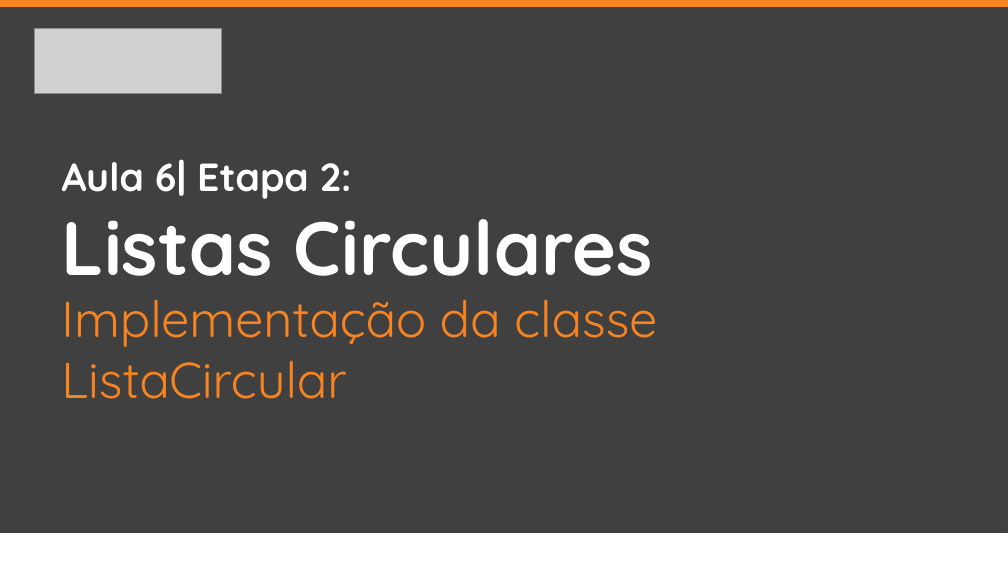
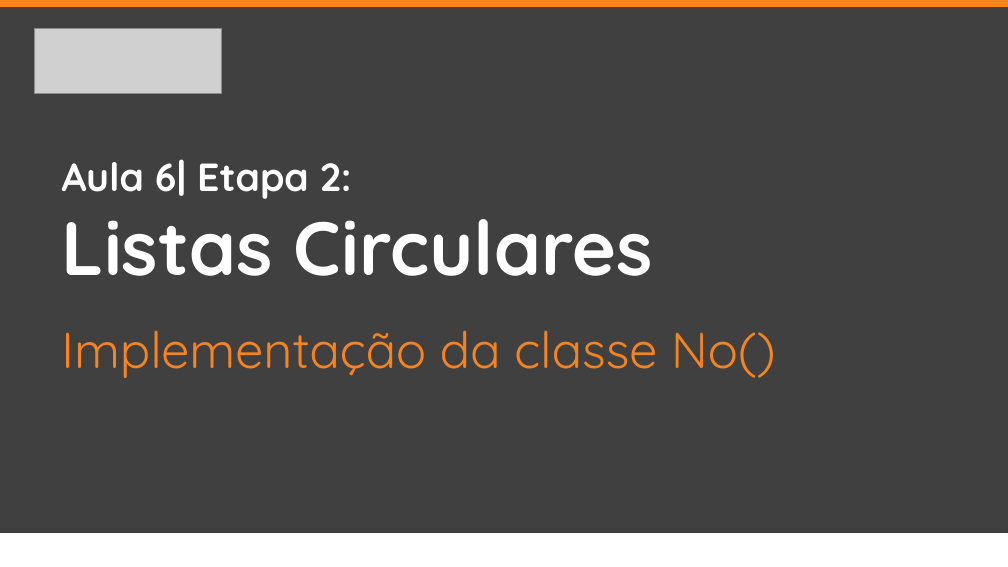
Before and after one commit to jrdutra/estruturaDeDadosJavaDio, a slide deck: slide 2 of apresentacoes/Aula6/Etapa2/Etapa2.pptx. Drawn at 1008x567 pixels with LibreOffice and Linux fonts; fonts in the diff are those of the drawing; grey boxes stand for pictures. Boxes give left, top, right and bottom in pixels: in the first picture for what was removed or moved away, otherwise in the second. Text is boxed around its words. In the diff, an @@ line names an element or a change of style, - is before the commit and + after.

Commit message:
Separação da implementação das classes No

```diff
--- a/apresentacoes/Aula6/Etapa2/Etapa2.pptx
+++ b/apresentacoes/Aula6/Etapa2/Etapa2.pptx
@@ text at [61,330,775,378]: text changed @@
-Implementação da classe ListaCircular
+Implementação da classe No()
```
Also in this commit, not shown: 19 other files.
